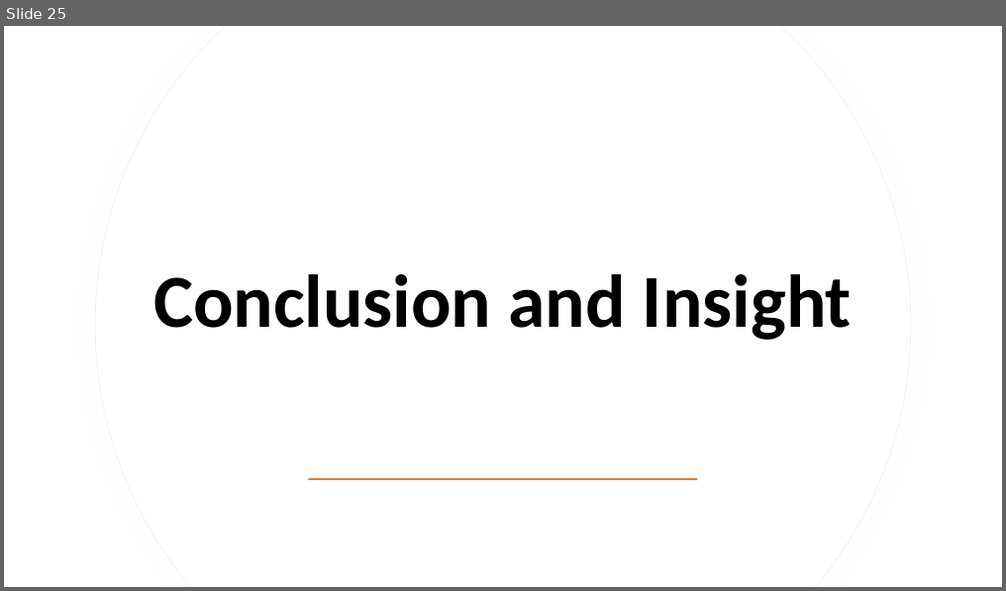
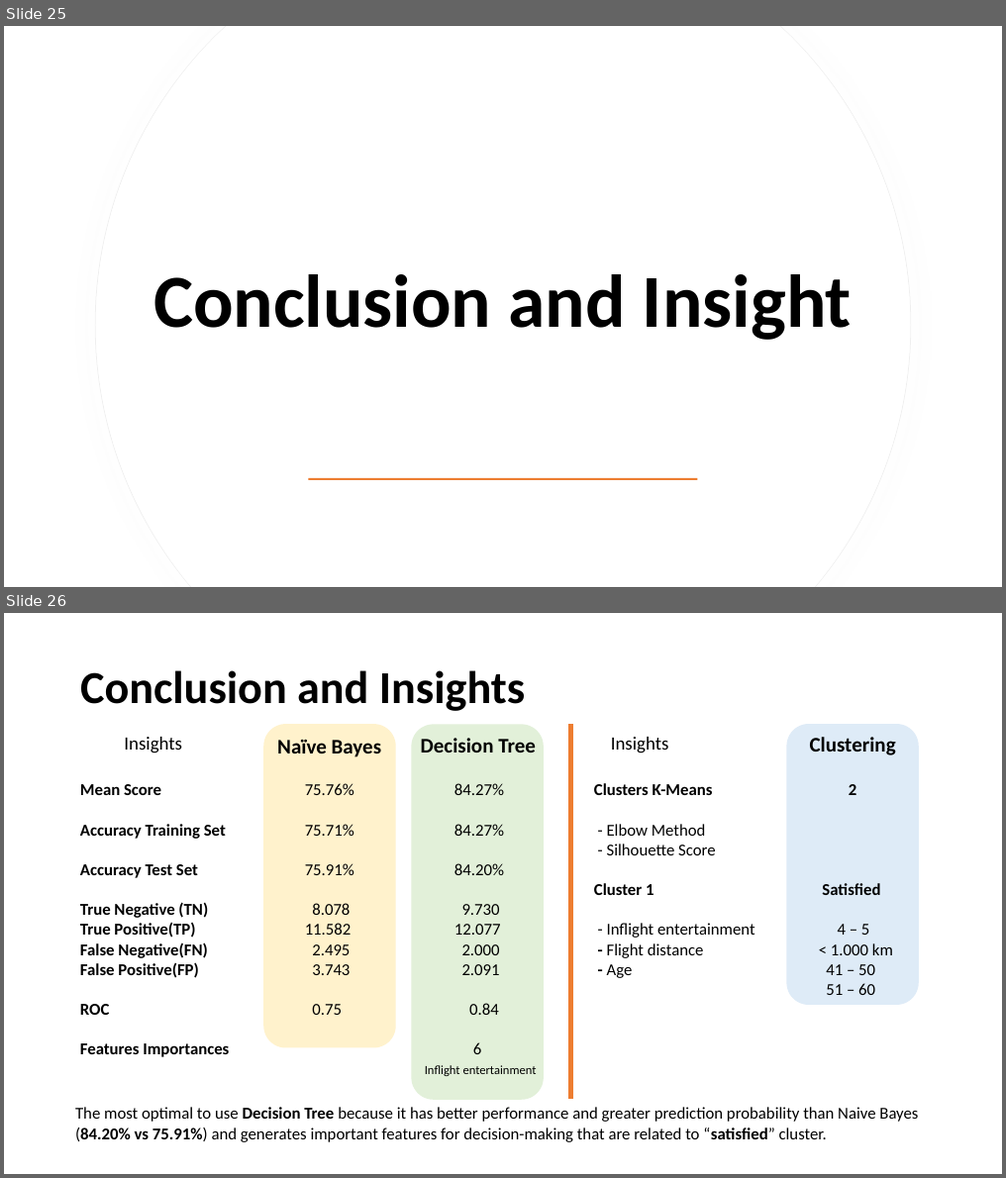
Before and after one commit to xstorresm/customer-service-case, a slide deck: Group8.Project.pptx. Shown one above the other, each under a label of ours: slide 25 before the commit, slides 25 and 26 after it. The pictures are 1006x591 and 1006x1178 pixels, drawn with LibreOffice and Linux fonts; fonts in the diff are those of the drawing. Boxes give left, top, right and bottom in pixels: in the first picture for what was removed or moved away, otherwise in the second. Text is boxed around its words. In the diff, an @@ line names an element or a change of style, - is before the commit and + after.

```diff
--- a/Group8.Project.pptx
+++ b/Group8.Project.pptx
@@ slide 26 added at [4,613,1002,1174], background #FFFFFF @@
@@ title added at [80,670,525,711], 44 pt, text #000000, bold @@
+Conclusion and Insights
@@ rounded rectangle added at [263,724,396,1048], fill #FFF2CC @@
@@ rounded rectangle added at [411,725,544,1100], fill #E2F0D9 @@
@@ line added from (571, 724) to (571, 1100), #ED7D31 4.75 pt @@
@@ rounded rectangle added at [787,724,919,1005], fill #DEEBF7 @@
@@ text added at [124,737,182,754], 18 pt, text #000000 @@
+Insights
@@ text added at [277,739,381,758], 20 pt, text #000000, bold @@
+Naïve Bayes
@@ text added at [421,738,536,753], 20 pt, text #000000, bold @@
+Decision Tree
@@ text added at [611,737,669,754], 18 pt, text #000000 @@
+Insights
@@ text added at [810,737,896,756], 20 pt, text #000000, bold @@
+Clustering
@@ text added at [80,783,537,1076], 16 pt, text #000000, bold @@
+Mean Score 75.76% 84.27%
+Accuracy Training Set 75.71% 84.27%
+Accuracy Test Set 75.91% 84.20%
+True Negative (TN) 8.078 9.730
+True Positive(TP) 11.582 12.077
+False Negative(FN) 2.495 2.000
+False Positive(FP) 3.743 2.091
+ROC 0.75 0.84
+Features Importances 6
+Inflight entertainment
@@ text added at [594,783,893,995], 16 pt, text #000000 @@
+Clusters K-Means 2
+- Elbow Method
+- Silhouette Score
+Cluster 1 Satisfied
+- Inflight entertainment 4 – 5
+- Flight distance < 1.000 km
+- Age 41 – 50
+51 – 60
@@ text added at [75,1107,918,1143], 16 pt, text #000000 @@
+The most optimal to use Decision Tree because it has better performance and greater prediction probability than Naive Bayes (84.20% vs 75.91%) and generates important features for decision-making that are related to “satisfied” cluster.
```
Also in this commit, not shown: 3 slides changed, 1 slide removed, 1 other file.
